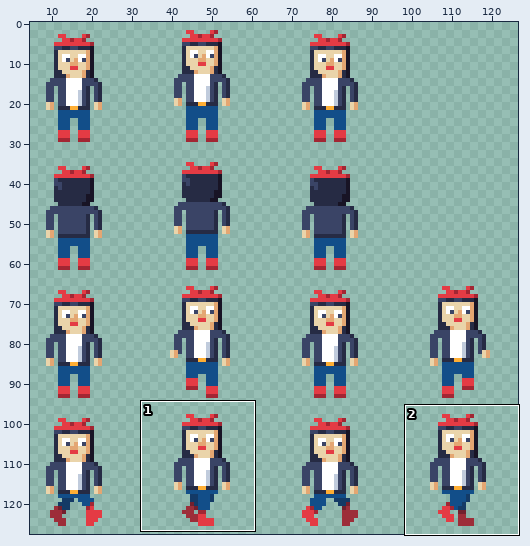
Edited in one commit: pixel-art file (assets/textures/characters/raggari_naaras_32.aseprite). The first picture is a wide view before the edit; the outline marks the close-up.
Close-up. Before the commit:
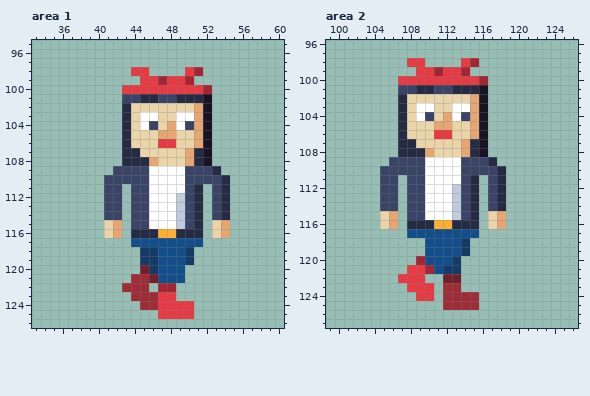
128x128 pixels, 1 frame. Shown: area 1: x 33..60, y 95..126; area 2: x 99..126, y 96..127. The wide view leaves out empty margins.
After the commit:
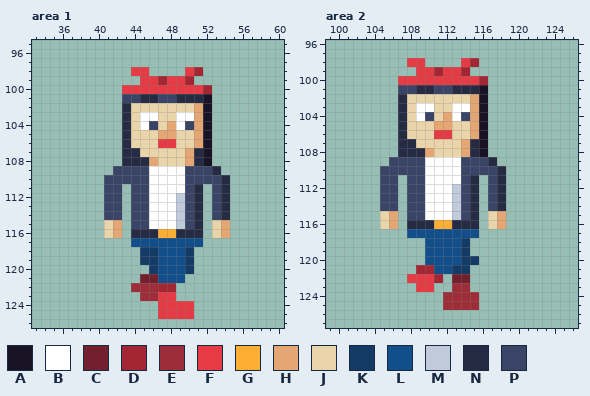
Palette (. is transparent): A #181425  B #ffffff  C #72202e  D #a22633  E #9d2d39  F #e43b44  G #feae34  H #e4a672  J #ead4aa  K #143a66  L #124e89  M #c0cbdc  N #262b44  P #3a4466
Diff:
--- area 1
@@ x 41..52 @@
 119 ....KKLLLK..
-120 ....CKLLL...
-121 ...EECLLL...
-122 ..EEE.DD....
-123 ...EEEFF....
-124 ....EEFFFF..
+120 .....KLLLK..
+121 ....CCLLL...
+122 ...EEEDD....
+123 ....EEFF....
+124 ......FFFF..
 125 ......FFFF..
--- area 2
@@ x 105..117 @@
 119 .....LLLLK...
-120 ....DLLLK....
-121 ...FFDLKK....
-122 ..FFF..CC....
-123 ...FFF.EE....
-124 ....FF.EEEE..
+120 .....LLLLKK..
+121 ....DDLLKK...
+122 ...FFFD.CC...
+123 ....FF..EE...
+124 .......EEEE..
 125 .......EEEE..
